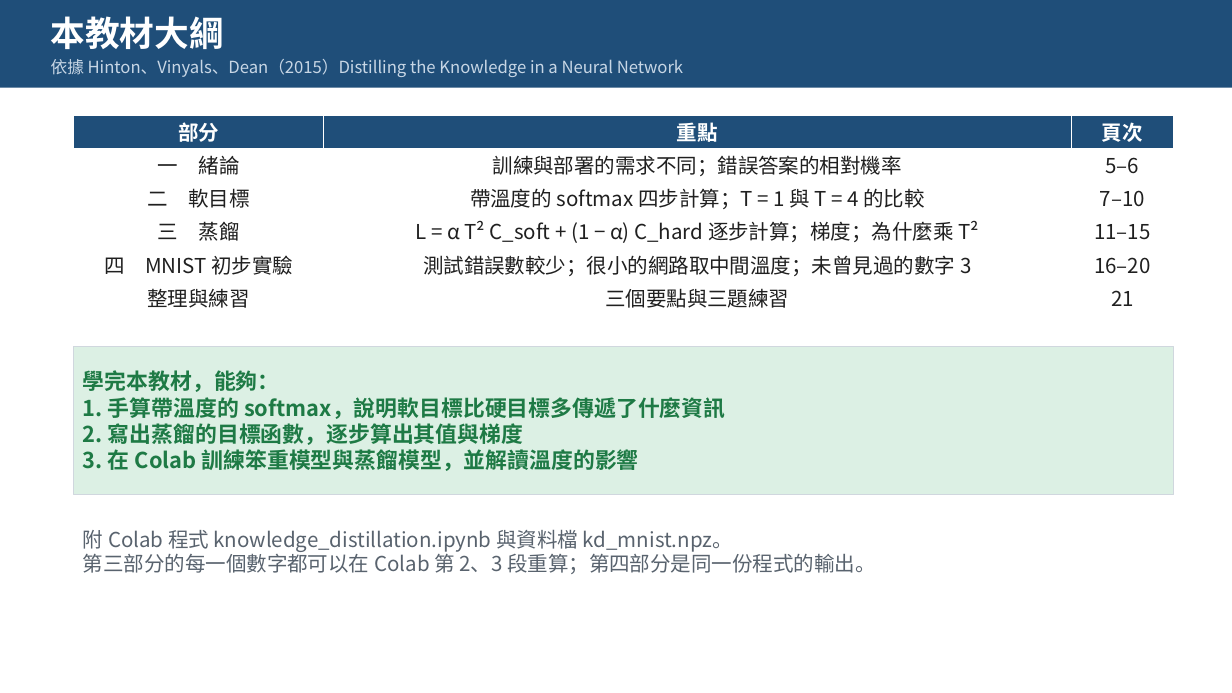
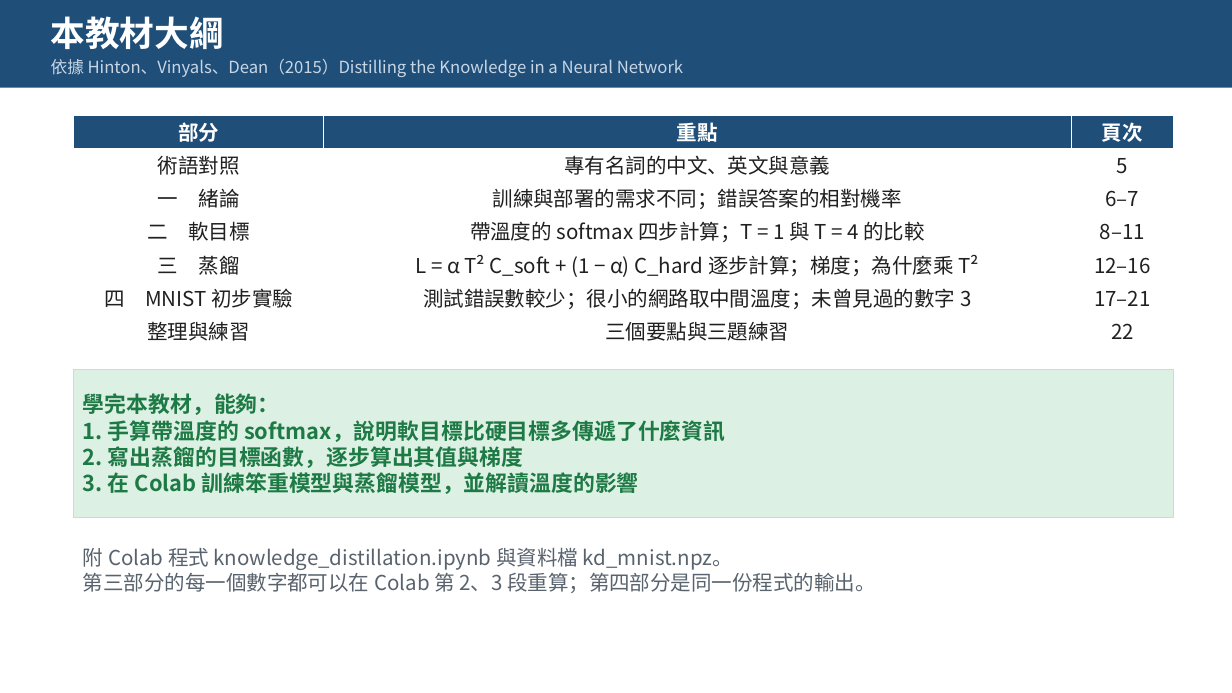
Before and after one commit to pychang-ai/115-1_DLMA, a slide deck: slide 4 of topics/knowledge-distillation/課外主題_知識蒸餾.pptx. Drawn at 1232x693 pixels with LibreOffice and Linux fonts; fonts in the diff are those of the drawing. Boxes give left, top, right and bottom in pixels: in the first picture for what was removed or moved away, otherwise in the second. Text is boxed around its words. In the diff, an @@ line names an element or a change of style, - is before the commit and + after.

```diff
--- a/topics/knowledge-distillation/課外主題_知識蒸餾.pptx
+++ b/topics/knowledge-distillation/課外主題_知識蒸餾.pptx
@@ table at (74, 116, 1174, 348) @@
-row 2: 一 緒論 | 訓練與部署的需求不同；錯誤答案的相對機率 | 5–6
-row 3: 二 軟目標 | 帶溫度的 softmax 四步計算；T = 1 與 T = 4 的比較 | 7–10
-row 4: 三 蒸餾 | L = α T² C_soft + (1 − α) C_hard 逐步計算；梯度；為什麼乘 T² | 11–15
-row 5: 四 MNIST 初步實驗 | 測試錯誤數較少；很小的網路取中間溫度；未曾見過的數字 3 | 16–20
-row 6: 整理與練習 | 三個要點與三題練習 | 21
+row 2: 術語對照 | 專有名詞的中文、英文與意義 | 5
+row 3: 一 緒論 | 訓練與部署的需求不同；錯誤答案的相對機率 | 6–7
+row 4: 二 軟目標 | 帶溫度的 softmax 四步計算；T = 1 與 T = 4 的比較 | 8–11
+row 5: 三 蒸餾 | L = α T² C_soft + (1 − α) C_hard 逐步計算；梯度；為什麼乘 T² | 12–16
+row 6: 四 MNIST 初步實驗 | 測試錯誤數較少；很小的網路取中間溫度；未曾見過的數字 3 | 17–21
+row 7: 整理與練習 | 三個要點與三題練習 | 22
@@ rectangle "學完本教材，能夠：": place and size @@
-rectangle "學完本教材，能夠：" at (74, 347, 1174, 494)
+rectangle "學完本教材，能夠：" at (74, 370, 1174, 518)
@@ text "附 Colab 程式 knowledge_distillation.ipynb 與資料檔 ...": place and size @@
-text "附 Colab 程式 knowledge_distillation.ipynb 與資料檔 ..." at (83, 530, 875, 574)
+text "附 Colab 程式 knowledge_distillation.ipynb 與資料檔 ..." at (83, 548, 875, 593)
```
Also in this commit, not shown: 3 other slides changed, 1 slide added, 1 other file.
